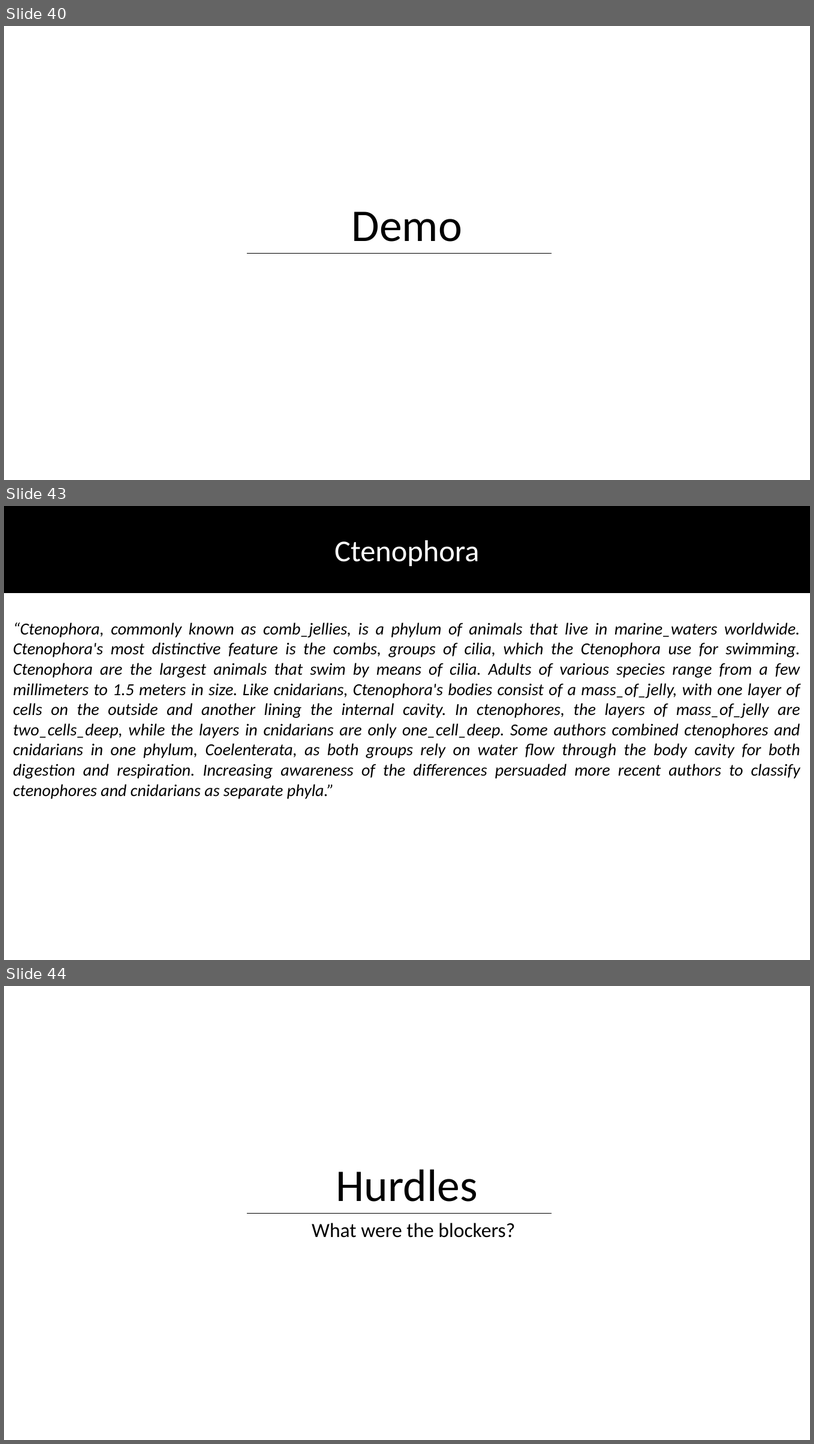
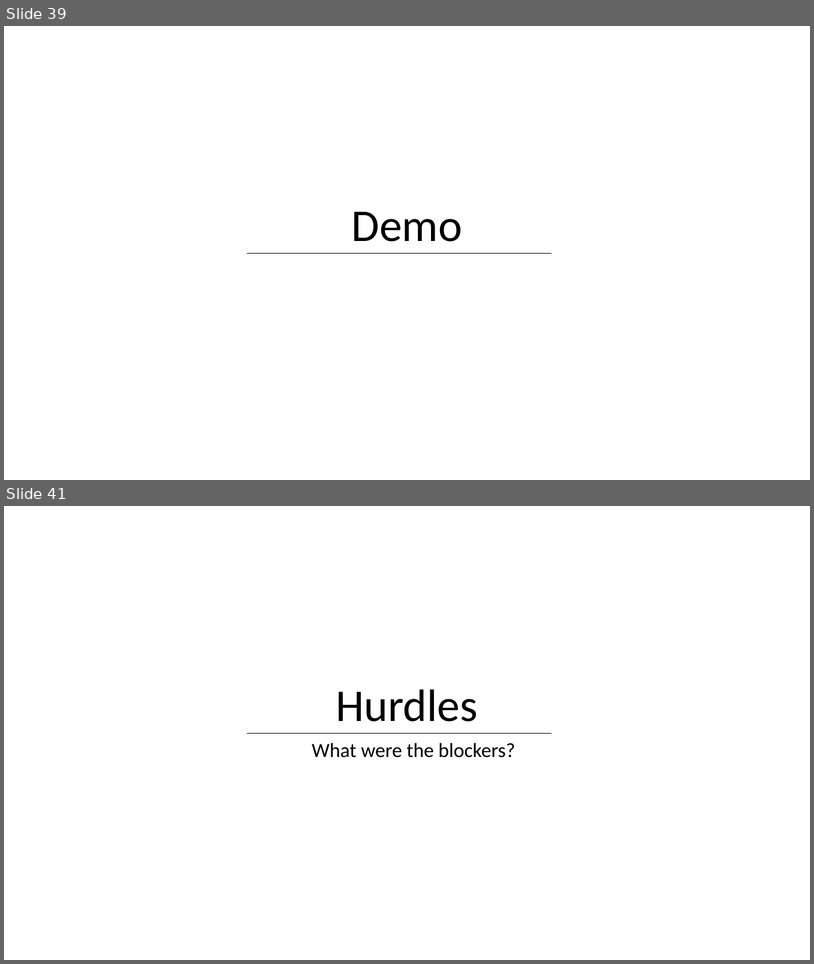
Before and after one commit to DhruvaPendharkar/thesis-project, a slide deck: Notes/ThesisPresentation.pptx. Shown one above the other, each under a label of ours: slides 40, 43 and 44 before the commit, slides 39 and 41 after it; the slides between them are not shown. The pictures are 814x1444 and 814x964 pixels, drawn with LibreOffice and Linux fonts; fonts in the diff are those of the drawing. Boxes give left, top, right and bottom in pixels: in the first picture for what was removed or moved away, otherwise in the second. Text is boxed around its words. In the diff, an @@ line names an element or a change of style, - is before the commit and + after.

```diff
--- a/Notes/ThesisPresentation.pptx
+++ b/Notes/ThesisPresentation.pptx
@@ slide 43 removed at (x1=4, y1=506, x2=810, y2=960), background #FFFFFF @@
@@ rectangle removed at (x1=4, y1=506, x2=810, y2=592) @@
@@ text removed at (x1=335, y1=540, x2=479, y2=566) @@
-Ctenophora
@@ text removed at (x1=13, y1=622, x2=801, y2=799) @@
-“Ctenophora, commonly known as comb_jellies, is a phylum of animals that live in marine_waters worldwide. Ctenophora's most distinctive feature is the combs, groups of cilia, which the Ctenophora use for swimming. Ctenophora are the largest animals that swim by means of cilia. Adults of various species range from a few millimeters to 1.5 meters in size. Like cnidarians, Ctenophora's bodies consist of a mass_of_jelly, with one layer of cells on the outside and another lining the internal cavity. In ctenophores, the layers of mass_of_jelly are two_cells_deep, while the layers in cnidarians are only one_cell_deep. Some authors combined ctenophores and cnidarians in one phylum, Coelenterata, as both groups rely on water flow through the body cavity for both digestion and respiration. Increasing awareness of the differences persuaded more recent authors to classify ctenophores and cnidarians as separate phyla.”
@@ what was slide 40 is now slide 39 @@
@@ what was slide 44 is now slide 41 @@
```
Also in this commit, not shown: 3 slides changed, 2 other slides removed.
